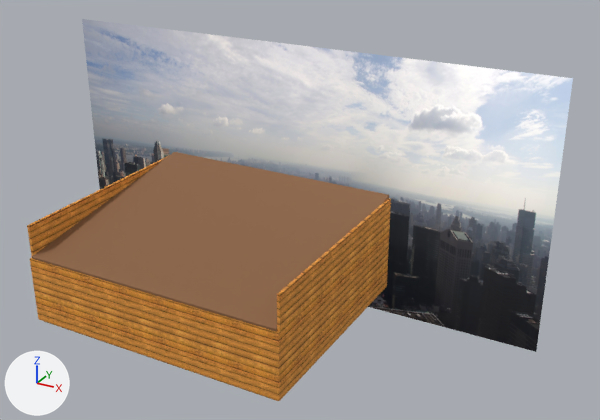
The glTF model lounge-assets/lounge.glb as it was, and as the next commit left it.
Before and after are seen from a 50 mm lens placed at (16.2, -27.3, 19.1), pointed at (-0.2, 2.5, 4.2). The axes (+X, +Y, +Z) are drawn at lower left. The lights are the same throughout. The picture after the commit comes second. Objects named as collision shapes, trigger or cutter boxes, shadow casters or lower levels of detail are left out. Where no turn or scale is listed for an object, it has been applied to the vertices.

The first picture shows 'RockiesView', 'Roof', 'Wall_East', 'Wall_South', 'Wall_West' and 1 more.
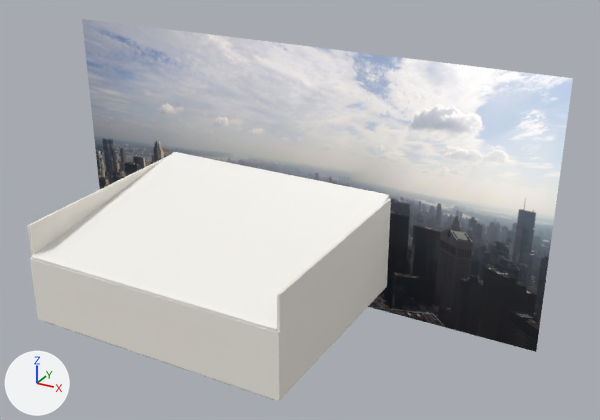
Where the change shows, as pixel boxes (x1, y1, x2, y2) in the pictures (600 x 420 px):
'Roof', recoloured (brown to white): (32, 152, 389, 331) in both
'Wall_South', surface changed (orange to white): (30, 257, 281, 401) in both
'Wall_East', surface changed (brown to white): (277, 198, 391, 399) in both
'Wall_West', surface changed (brown to white): (27, 156, 168, 256) in both

What changed in the scene script:
```text
Change mat_material_1:
    mat_material_1.base_color: (0.254, 0.122, 0.0545) -> (0.922, 0.905, 0.863)  # brown #8a6242 -> white #f6f4ef
Change mat_logwall:
    remove mat_logwall.texture = img_image_1
    add mat_logwall.base_color = (0.88, 0.847, 0.776)  # white #f1ede4
    mat_logwall.roughness: 0.92 -> 0.95
```
